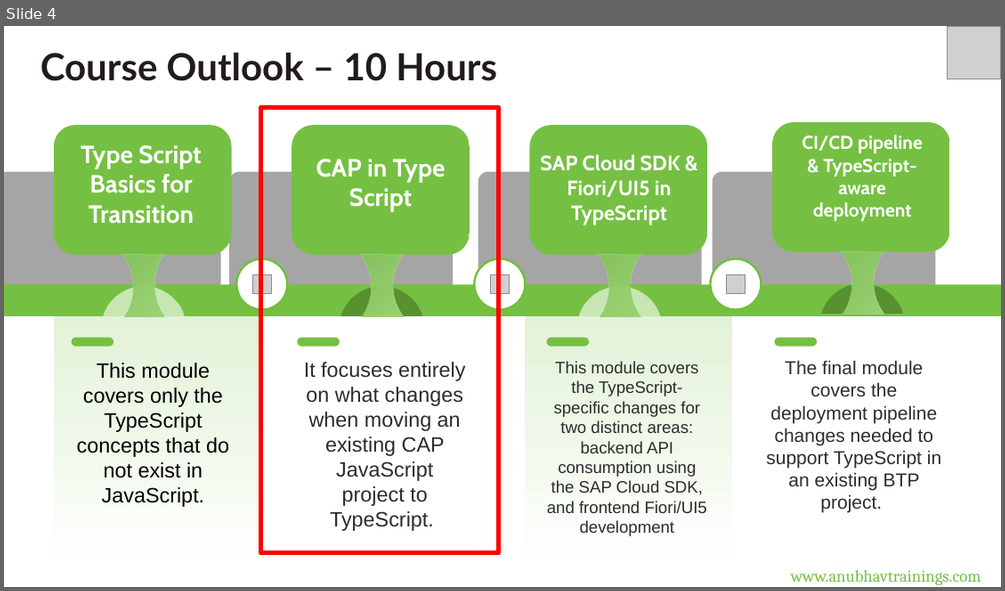
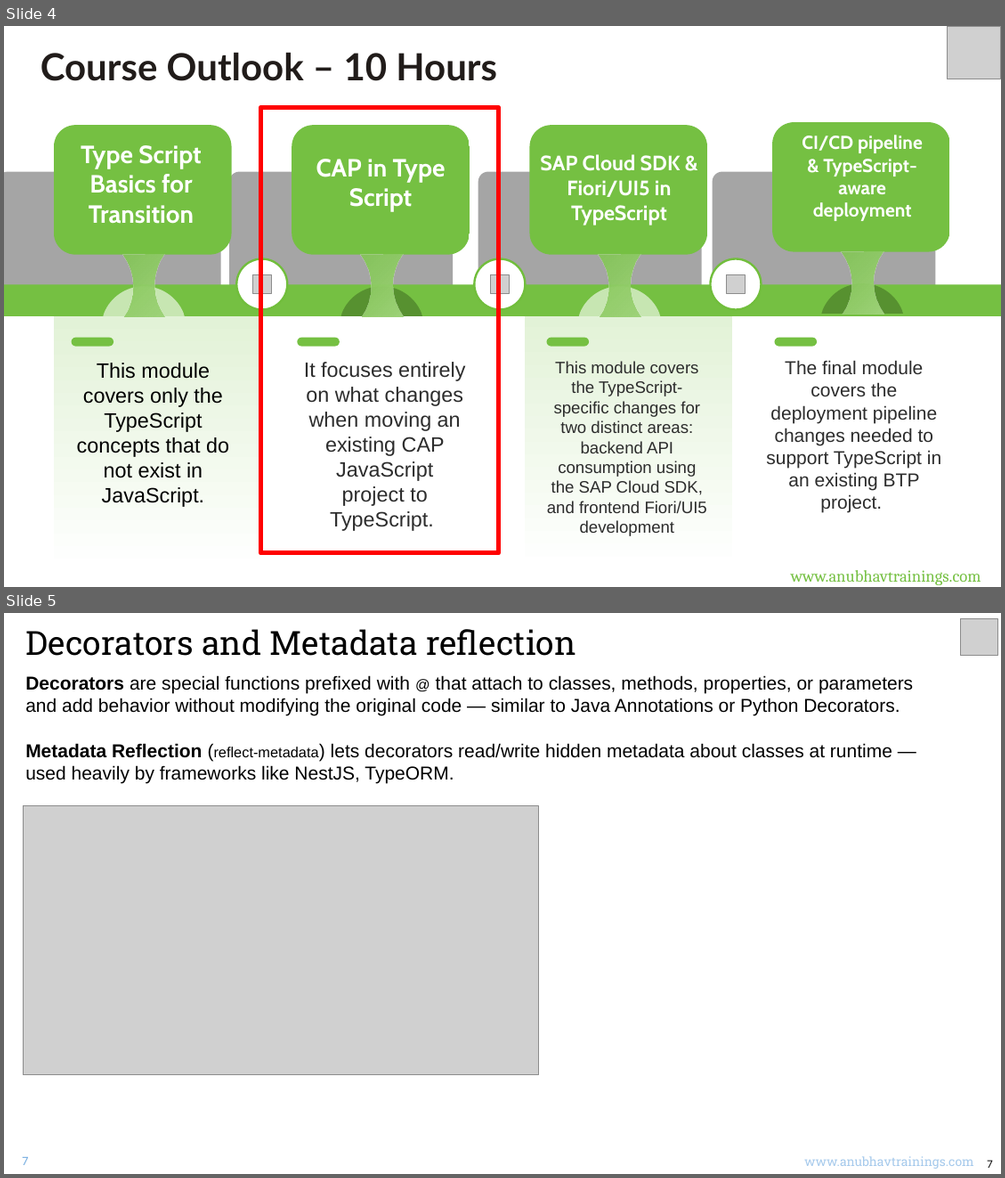
Before and after one commit to soyuztechnologies/typescript_training_capm, a slide deck: Day 2/DAY-2.pptx. Shown one above the other, each under a label of ours: slide 4 before the commit, slides 4 and 5 after it. The pictures are 1005x591 and 1005x1178 pixels, drawn with LibreOffice and Linux fonts; fonts in the diff are those of the drawing; grey boxes stand for pictures. Boxes give left, top, right and bottom in pixels: in the first picture for what was removed or moved away, otherwise in the second. Text is boxed around its words. In the diff, an @@ line names an element or a change of style, - is before the commit and + after.

Commit message:
Auto bot updater Anubhav Trainings

```diff
--- a/Day 2/DAY-2.pptx
+++ b/Day 2/DAY-2.pptx
@@ slide 5 added at (x1=4, y1=613, x2=1001, y2=1174), background #FFFFFF @@
@@ text added at (x1=25, y1=629, x2=576, y2=656), 32 pt, text #000000 @@
+Decorators and Metadata reflection
@@ picture added at (x1=960, y1=619, x2=997, y2=656) @@
@@ text added at (x1=25, y1=675, x2=913, y2=784), 18 pt, text #000000 @@
+Decorators are special functions prefixed with @ that attach to classes, methods, properties, or parameters and add behavior without modifying the original code — similar to Java Annotations or Python Decorators.
+Metadata Reflection (reflect-metadata) lets decorators read/write hidden metadata about classes at runtime — used heavily by frameworks like NestJS, TypeORM.
@@ picture added at (x1=23, y1=806, x2=539, y2=1074) @@
@@ text added at (x1=22, y1=1157, x2=28, y2=1165), 11 pt, text #71AAE0 @@
+7
@@ text added at (x1=804, y1=1156, x2=973, y2=1168), 12 pt, text #A6CAEC @@
+www.anubhavtrainings.com
@@ text added at (x1=987, y1=1159, x2=993, y2=1167), 10 pt, text #000000 @@
+7
```
Also in this commit, not shown: 4 other slides added.
